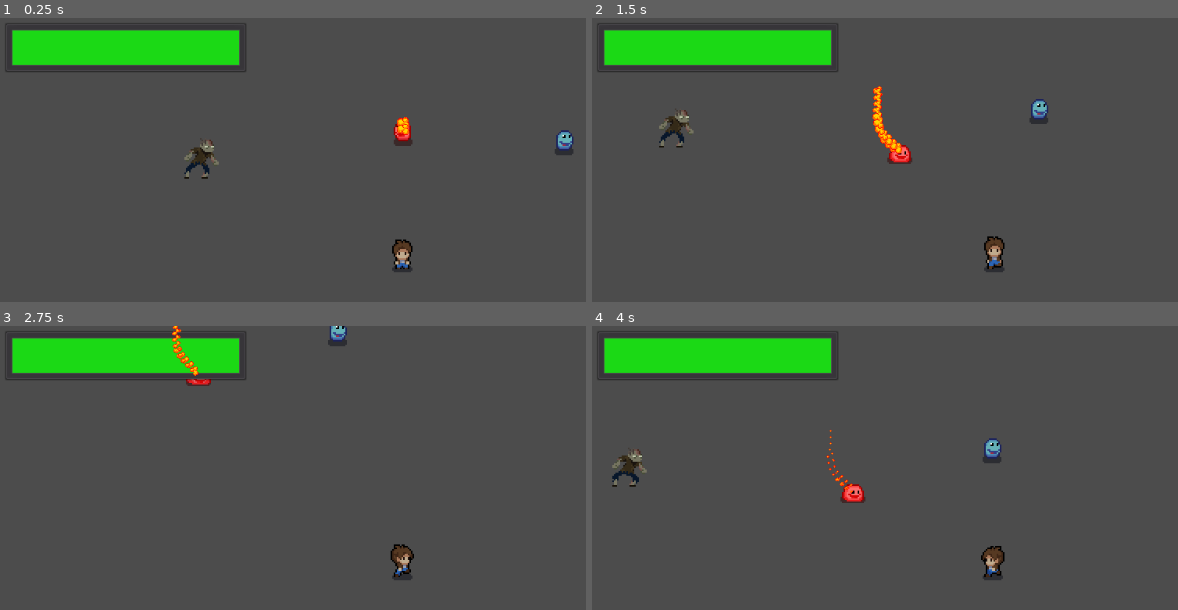
Above: before the commit, frames 1-4 (two rows, left to right).
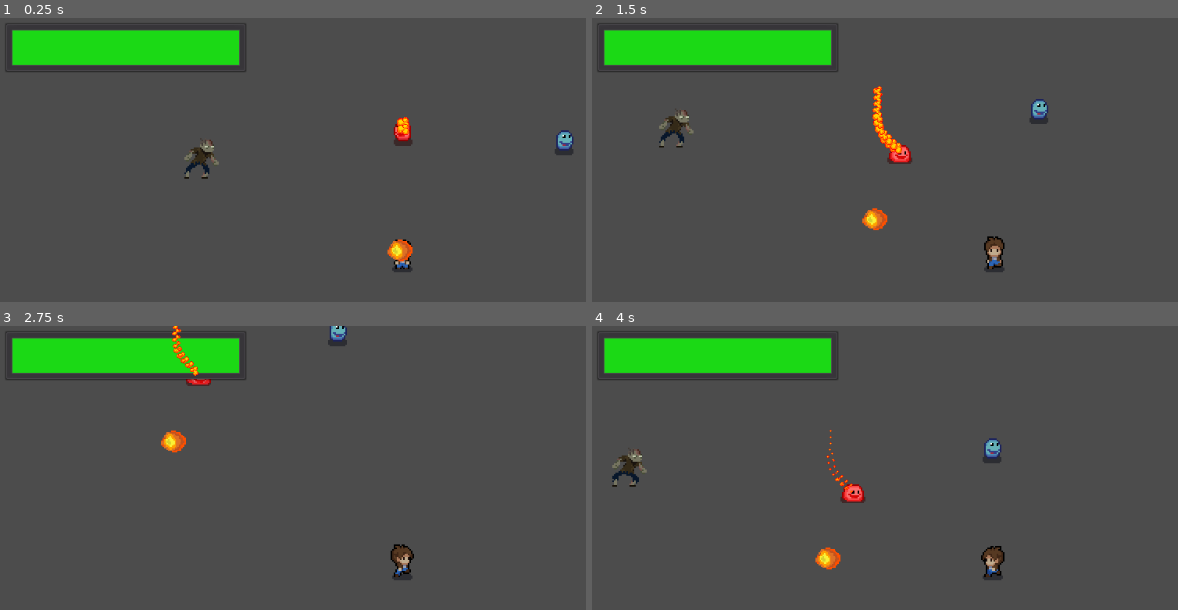
Above: after the commit, the same moments.

Repository: Limelark/DDU_slime_v2
Game: Godot game, scene res://Scenes/Realworld.tscn
Same seed, same stepped clock (60 frames per second), same inputs: the game is played once before the commit and once after it.
Inputs:
- Up to frame 1 (0.25 s): no input
- Up to frame 2 (1.5 s): hold Right (ui_right) 0.53-1.28 s; tap E (attack) at 0.6, 1.35 s; hold Down (ui_down) from 1.28 s (still down)
- Up to frame 3 (2.75 s): release Down (ui_down) at 2.03 s; hold Right (ui_right) from 2.03 s (still down); tap E (attack) at 2.1 s
- Up to frame 4 (4 s): release Right (ui_right) at 2.78 s; hold Up (ui_up) 2.78-3.53 s; tap E (attack) at 2.85, 3.6 s; hold Left (ui_left) from 3.53 s (still down)

The runs differ from the first frame. In frame 1, 0.3% of the frame differs, in the area x 66-71%, y 77-86%; in frame 2, 0.3%, in the area x 46-51%, y 35-75%; in frame 3, 0.3%; in frame 4, 0.3%.

Commit message:
første dele af fireball

Diff:
--- /dev/null
+++ b/Karls del DDU/Scenes/FireBall.tscn
@@ -0,0 +1,25 @@
+[gd_scene load_steps=4 format=2]
+
+[ext_resource path="res://art/fireball.png" type="Texture" id=1]
+
+[sub_resource type="AtlasTexture" id=1]
+atlas = ExtResource( 1 )
+region = Rect2( 0, 0, 347, 347 )
+
+[sub_resource type="SpriteFrames" id=2]
+animations = [ {
+"frames": [ SubResource( 1 ) ],
+"loop": true,
+"name": "default",
+"speed": 5.0
+} ]
+
+[node name="FireBall" type="KinematicBody2D"]
+
+[node name="AnimatedSprite" type="AnimatedSprite" parent="."]
+scale = Vector2( 0.08, 0.08 )
+frames = SubResource( 2 )
+
+[node name="FireballArea" type="Area2D" parent="."]
+
+[node name="FireBallHitbox" type="CollisionShape2D" parent="FireballArea"]
--- a/Karls del DDU/Scenes/Realworld.tscn
+++ b/Karls del DDU/Scenes/Realworld.tscn
@@ -1,10 +1,11 @@
-[gd_scene load_steps=6 format=2]
+[gd_scene load_steps=7 format=2]
 
 [ext_resource path="res://Scenes/slime.tscn" type="PackedScene" id=1]
 [ext_resource path="res://Scenes/playernodes.tscn" type="PackedScene" id=2]
 [ext_resource path="res://Scenes/zombie.tscn" type="PackedScene" id=3]
 [ext_resource path="res://Scenes/fireslime.tscn" type="PackedScene" id=4]
 [ext_resource path="res://Scenes/fireTrail.tscn" type="PackedScene" id=5]
+[ext_resource path="res://Scenes/FireBall.tscn" type="PackedScene" id=6]
 
 [node name="Realworld" type="Node2D"]
 position = Vector2( 212, 74 )
@@ -22,3 +23,5 @@
 position = Vector2( -127, -60 )
 
 [node name="playernodes" parent="." instance=ExtResource( 2 )]
+
+[node name="FireBall" parent="." instance=ExtResource( 6 )]
Binary file added: Karls del DDU/art/fireball.png
Not shown, added: Karls del DDU/art/fireball.png.import
